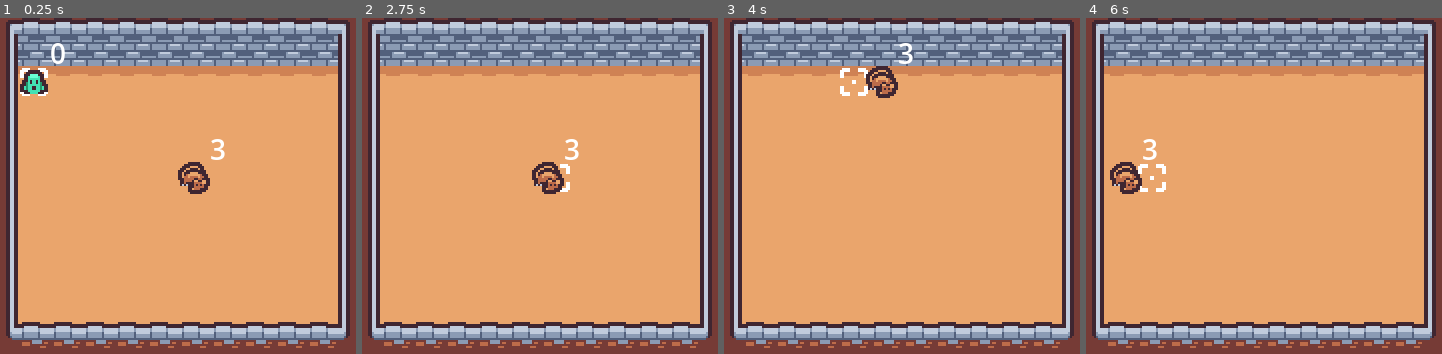
Above: before the commit, frames 1-4 (left to right).
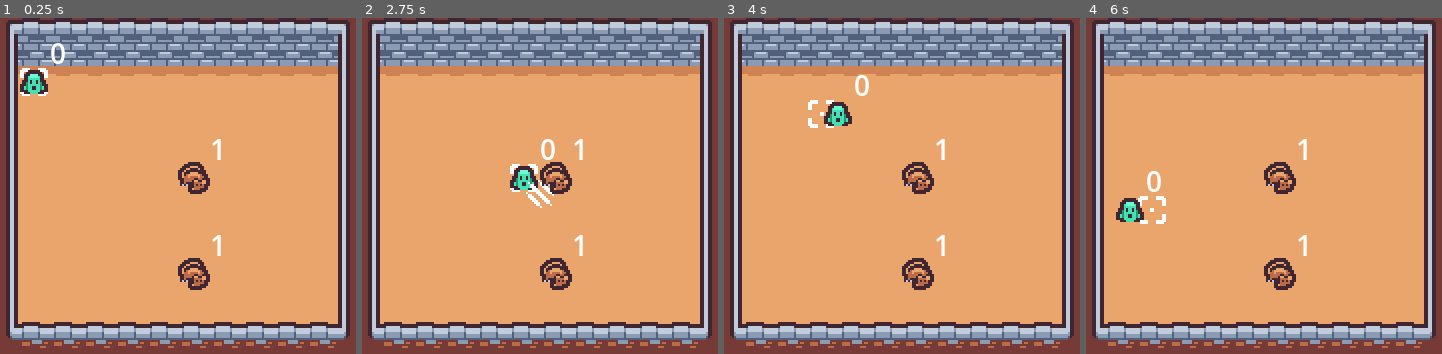
Above: after the commit, the same moments.

Repository: swksoft/The-Sixth-Game-of-SwinkoSoft
Game: Godot game, scene res://scenes/test_level.tscn
Two runs of this game, one before a commit and one after it. Both use one fixed random seed, a clock stepped at 60 frames per second and the inputs below.
Inputs:
- Up to frame 1 (0.25 s): no input
- Up to frame 2 (2.75 s): tap Enter at 0.5 s; hold Right (right) 0.53-1.28 s; hold Down (down) 1.28-2.03 s; hold Right (right) from 2.03 s (still down)
- Up to frame 3 (4 s): release Right (right) at 2.78 s; hold Up (up) 2.78-3.53 s; hold Left (left) from 3.53 s (still down)
- Up to frame 4 (6 s): release Left (left) at 5.03 s; hold Down (down) 5.03-5.78 s; hold Right (right) from 5.78 s (still down)

The runs differ from the first frame. In frame 1, 0.8% of the frame differs, in the area x 50-64%, y 36-81%; in frame 2, 2.2%; in frame 3, 2.8%; in frame 4, 2.9%, in the area x 6-63%, y 36-81%.

Commit message:
Movimiento (viva vox) My girlfriend is a blue collar worker
:sob: :bul

Diff:
--- a/project.godot
+++ b/project.godot
@@ -32,7 +32,6 @@
 
 movie_writer/movie_file="C:/Users/COUGA/Documents/GitHub/The Sixth Game of SwinkoSoft/movie/a.avi"
 movie_writer/disable_vsync=true
-movie_writer/fps=24
 
 [input]
 
--- a/scenes/enemy.tscn
+++ b/scenes/enemy.tscn
@@ -10,7 +10,10 @@
 [sub_resource type="RectangleShape2D" id="RectangleShape2D_fbeqh"]
 size = Vector2(16, 16)
 
-[node name="Enemy" type="Node2D"]
+[sub_resource type="RectangleShape2D" id="RectangleShape2D_851si"]
+size = Vector2(16, 16)
+
+[node name="Enemy" type="CharacterBody2D"]
 script = ExtResource("1_suya6")
 
 [node name="Sprite" type="Sprite2D" parent="."]
@@ -28,3 +31,6 @@
 
 [node name="Collision" type="CollisionShape2D" parent="Hitbox"]
 shape = SubResource("RectangleShape2D_fbeqh")
+
+[node name="Collision" type="CollisionShape2D" parent="."]
+shape = SubResource("RectangleShape2D_851si")
--- a/scenes/player.tscn
+++ b/scenes/player.tscn
@@ -10,6 +10,72 @@
 [sub_resource type="AtlasTexture" id="AtlasTexture_xy1q8"]
 atlas = ExtResource("2_p65fi")
 region = Rect2(0, 144, 16, 16)
+
+[sub_resource type="AtlasTexture" id="AtlasTexture_f3kj3"]
+atlas = ExtResource("2_p65fi")
+region = Rect2(32, 80, 16, 16)
+
+[sub_resource type="Animation" id="Animation_vylq6"]
+resource_name = "Attack"
+length = 0.208338
+step = 0.0416667
+tracks/0/type = "value"
+tracks/0/imported = false
+tracks/0/enabled = true
+tracks/0/path = NodePath("Sprite2D/AttackSprite:visible")
+tracks/0/interp = 1
+tracks/0/loop_wrap = true
+tracks/0/keys = {
+"times": PackedFloat32Array(0, 0.208333),
+"transitions": PackedFloat32Array(1, 1),
+"update": 1,
+"values": [true, false]
+}
+tracks/1/type = "value"
+tracks/1/imported = false
+tracks/1/enabled = true
+tracks/1/path = NodePath("Sprite2D/AttackSprite:position")
+tracks/1/interp = 1
+tracks/1/loop_wrap = true
+tracks/1/keys = {
+"times": PackedFloat32Array(0, 0.0833333, 0.166667),
+"transitions": PackedFloat32Array(1, 4.75683, 1),
+"update": 0,
+"values": [Vector2(-8, -8), Vector2(0, 0), Vector2(8, 8)]
+}
+
+[sub_resource type="Animation" id="Animation_thw14"]
+length = 0.001
+tracks/0/type = "value"
+tracks/0/imported = false
+tracks/0/enabled = true
+tracks/0/path = NodePath("Sprite2D/AttackSprite:visible")
+tracks/0/interp = 1
+tracks/0/loop_wrap = true
+tracks/0/keys = {
+"times": PackedFloat32Array(0),
+"transitions": PackedFloat32Array(1),
+"update": 1,
+"values": [false]
+}
+tracks/1/type = "value"
+tracks/1/imported = false
+tracks/1/enabled = true
+tracks/1/path = NodePath("Sprite2D/AttackSprite:position")
+tracks/1/interp = 1
+tracks/1/loop_wrap = true
+tracks/1/keys = {
+"times": PackedFloat32Array(0),
+"transitions": PackedFloat32Array(1),
+"update": 0,
+"values": [Vector2(0, 0)]
+}
+
+[sub_resource type="AnimationLibrary" id="AnimationLibrary_a50f2"]
+_data = {
+"Attack": SubResource("Animation_vylq6"),
+"RESET": SubResource("Animation_thw14")
+}
 
 [node name="Player" type="Sprite2D"]
 texture = SubResource("AtlasTexture_xglp0")
@@ -34,7 +100,16 @@
 text = "Health"
 horizontal_alignment = 1
 
+[node name="AttackSprite" type="Sprite2D" parent="Sprite2D"]
+visible = false
+texture = SubResource("AtlasTexture_f3kj3")
+
 [node name="RayCast2D" type="RayCast2D" parent="."]
 target_position = Vector2(0, 16)
 collide_with_areas = true
 collide_with_bodies = false
+
+[node name="AnimationPlayer" type="AnimationPlayer" parent="."]
+libraries = {
+"": SubResource("AnimationLibrary_a50f2")
+}
--- a/scenes/test_level.tscn
+++ b/scenes/test_level.tscn
@@ -169,10 +169,13 @@
 
 [node name="Entities" type="Node" parent="."]
 
-[node name="Enemy" parent="Entities" instance=ExtResource("3_r6jh7")]
-position = Vector2(88, 72)
-
 [node name="Player" parent="Entities" instance=ExtResource("1_lxrc1")]
 position = Vector2(8, 24)
 
-[connection signal="pijers" from="Entities/Player" to="Entities/Enemy" method="_on_player_pijers"]
+[node name="Enemy2" parent="Entities" instance=ExtResource("3_r6jh7")]
+position = Vector2(88, 120)
+health = 1
+
+[node name="Enemy" parent="Entities" instance=ExtResource("3_r6jh7")]
+position = Vector2(88, 72)
+health = 1
--- a/scripts/enemy.gd
+++ b/scripts/enemy.gd
@@ -1,41 +1,39 @@
 extends Node2D
 
-#@export var tier: int = 1
-@export var health: int = 3
+@export_range(1,9) var health = 3
 
 var tier: int
 
 @onready var health_label = $Sprite/HealthLabel
 @onready var sprite = $Sprite
+@onready var emitter = get_parent().get_node("Player")
 
 func tier_check():
-	if health >= 1 and health <= 3:
-		tier = 1
-	elif health >= 4 and health <= 6:
-		tier = 2
-	elif health >= 7 and health <= 9:
-		tier = 3
-
-func _ready():
-	''' Define Health and Tier: '''
-	health_label.text = str(health)
-	tier_check()
-
-	''' Change sprite: '''
 	var atlas_texture = AtlasTexture.new()
 	atlas_texture.atlas = load("res://assets/tiles/tilemap_packed.png")
 
-	if tier == 1:
+	if health >= 1 and health <= 3:
 		atlas_texture.region = Rect2(48, 160, 16, 16)
-	elif tier == 2:
+		tier = 1
+	elif health >= 4 and health <= 6:
 		atlas_texture.region = Rect2(64, 160, 16, 16)
-	elif tier == 3:
+		tier = 2
+	elif health >= 7 and health <= 9:
 		atlas_texture.region = Rect2(16, 144, 16, 16)
+		tier = 3
 
 	sprite.texture = atlas_texture
 
+	health_label.text = str(health)
+
+func _ready():
+	''' Define Health and Tier, Change sprite: '''
+	tier_check()
+
 	#print(tier)
 	#print(health)
+
+	#emitter.connect("pijers", _on_player_pijers(player))
 
 	''' Test: '''
 	#tier_calculate()
--- a/scripts/player.gd
+++ b/scripts/player.gd
@@ -1,33 +1,47 @@
 extends Sprite2D
 
-signal pijers(area)
+signal damage(area)
 
-@export var health = 0
+@export_range(0,9) var health = 0
 
 var is_moving = false
 var tier = 0
+
+enum State {
+	GHOST,
+	TRANS,
+}
+
+var current_state
 
 @onready var tile_map = get_parent().get_parent().get_node("TileMap")
 @onready var sprite = $Sprite2D
 @onready var raycast = $RayCast2D
 @onready var health_label = $Sprite2D/HealthLabel
+@onready var attack_sprite = $Sprite2D/AttackSprite
+@onready var animation = $AnimationPlayer
 
 func tier_check():
 	var atlas_texture = AtlasTexture.new()
+
 	atlas_texture.atlas = load("res://assets/tiles/tilemap_packed.png")
 
 	if health <= 0:
 		tier = 0
 		atlas_texture.region = Rect2(0, 144, 16, 16)
+		current_state = State.GHOST
 	elif health >= 1 and health <= 3:
 		tier = 1
 		atlas_texture.region = Rect2(48, 160, 16, 16)
+		current_state = State.TRANS
 	elif health >= 4 and health <= 6:
 		tier = 2
 		atlas_texture.region = Rect2(64, 160, 16, 16)
+		current_state = State.TRANS
 	elif health >= 7 and health <= 9:
 		tier = 3
 		atlas_texture.region = Rect2(16, 144, 16, 16)
+		current_state = State.TRANS
 
 	sprite.texture = atlas_texture
 
@@ -37,7 +51,8 @@
 	''' Define Health and Tier: '''
 	tier_check()
 
-func _physics_process(delta):
+func _physics_process(_delta):
+	print(is_moving)
 	if is_moving == false:
 		return
 
@@ -47,7 +62,9 @@
 
 	sprite.global_position = sprite.global_position.move_toward(global_position, 1)
 
-func _process(delta):
+func _process(_delta):
+	#print(current_state)
+
 	if is_moving:
 		return
 
@@ -79,9 +96,21 @@
 	raycast.force_raycast_update()
 
 	if raycast.is_colliding():
+		is_moving = true
+		#attack()
+		animation.play("Attack")
+		await animation.animation_finished
+		sprite.global_position = tile_map.map_to_local(target_tile)
+		await get_tree().create_timer(0.5).timeout
+		sprite.global_position = tile_map.map_to_local(current_tile)
+		is_moving = false
+
 		if tier == 0:
-			print(raycast.get_collider())
-			emit_signal("pijers", self)
+			print(raycast.get_collider_shape())
+			emit_signal("damage", self)
+			return
+		else:
+			return
 
 	# Move Player:
 	is_moving = true
Not shown: 1 places in scenes/enemy.tscn that only renumber resources
Not shown: 1 places in scenes/player.tscn that only renumber resources
Not shown, changed: movie/a.avi
Not shown, added: scenes/pla70A9.tmp
